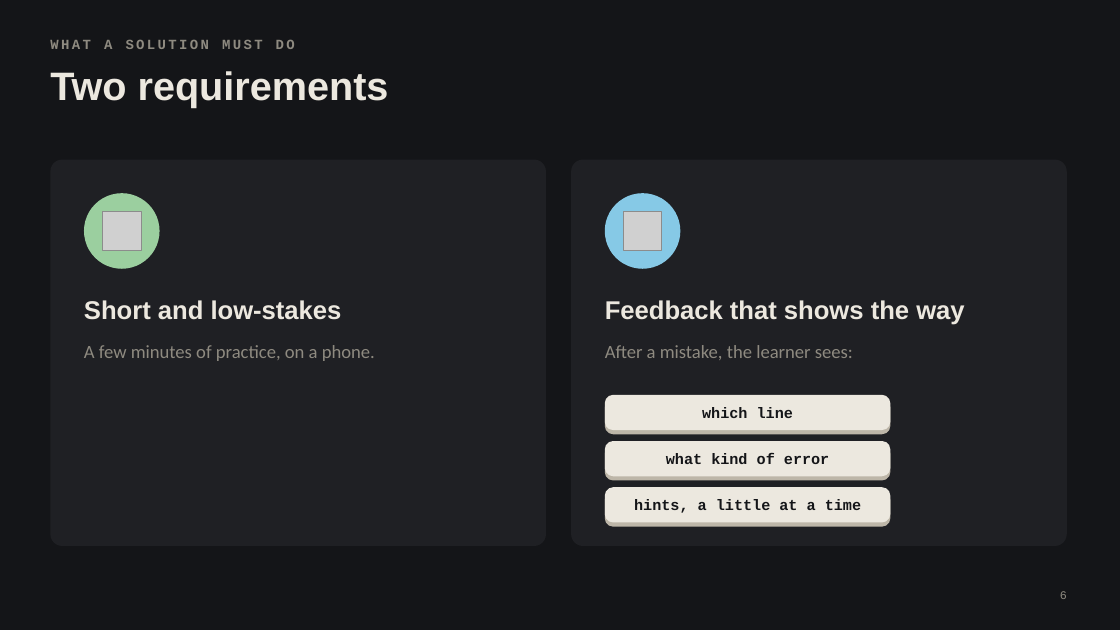
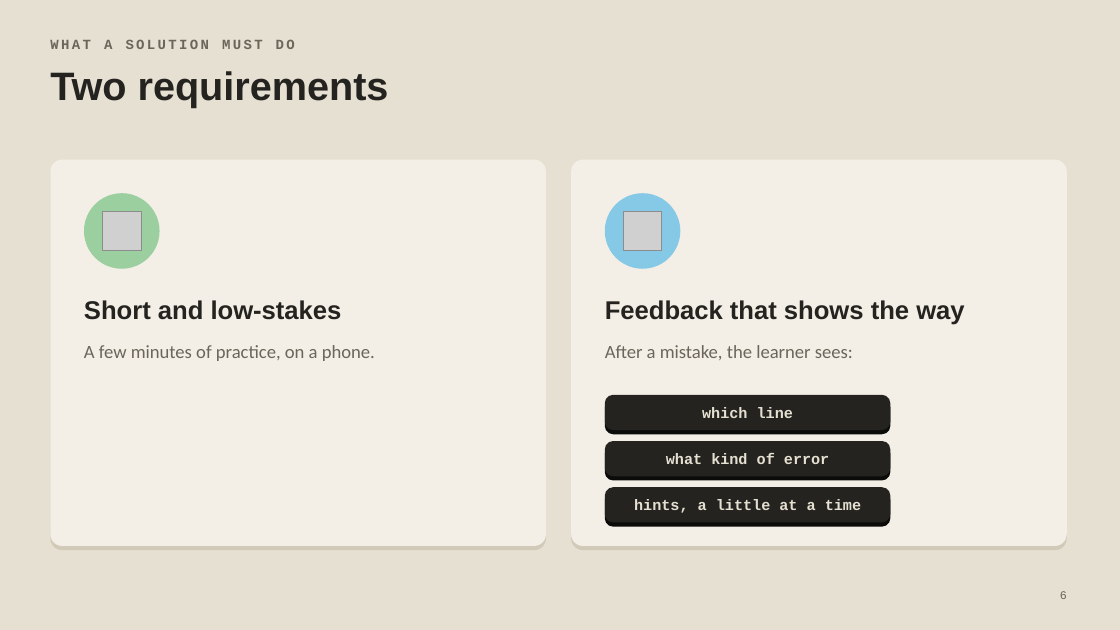
Before and after one commit to dohongminh-ui/Syntax-Stack, a slide deck: slide 6 of docs/Syntax-Stack-finals.pptx. Drawn at 1120x630 pixels with LibreOffice and Linux fonts; fonts in the diff are those of the drawing; grey boxes stand for pictures. Boxes give left, top, right and bottom in pixels: in the first picture for what was removed or moved away, otherwise in the second. Text is boxed around its words. In the diff, an @@ line names an element or a change of style, - is before the commit and + after.

Commit message:
docs(presentation): cream keycap background for the finals deck

```diff
--- a/docs/Syntax-Stack-finals.pptx
+++ b/docs/Syntax-Stack-finals.pptx
@@ background #141518 to #E6E0D2 @@
@@ rounded rectangle at box(50, 160, 546, 546): fill #1F2024 to #F3EFE6 @@
@@ rounded rectangle added at box(50, 164, 546, 550), fill #D2CAB8 @@
@@ rounded rectangle at box(571, 160, 1067, 546): fill #1F2024 to #F3EFE6 @@
@@ rounded rectangle added at box(571, 164, 1067, 550), fill #D2CAB8 @@
@@ text colour #ECE8DF to #24231F in 3 elements at box(50, 71, 389, 107), box(84, 300, 342, 320), box(605, 300, 964, 325) @@
@@ text colour #141518 to #E6E0D2 in 3 elements at box(702, 407, 793, 418), box(666, 453, 829, 464), box(634, 499, 861, 513) @@
@@ fill #BDB6A8 to #0B0B0A in 3 elements at box(605, 399, 891, 434), box(605, 445, 891, 481), box(605, 492, 891, 527) @@
@@ fill #ECE8DF to #24231F in 3 elements at box(605, 395, 891, 430), box(605, 441, 891, 476), box(605, 487, 891, 523) @@
@@ text colour #8E8A80 to #6B655A in 4 elements at box(50, 39, 295, 49), box(84, 345, 375, 361), box(605, 345, 853, 360), box(1060, 591, 1067, 599) @@
```
Also in this commit, not shown: 16 other slides changed.
